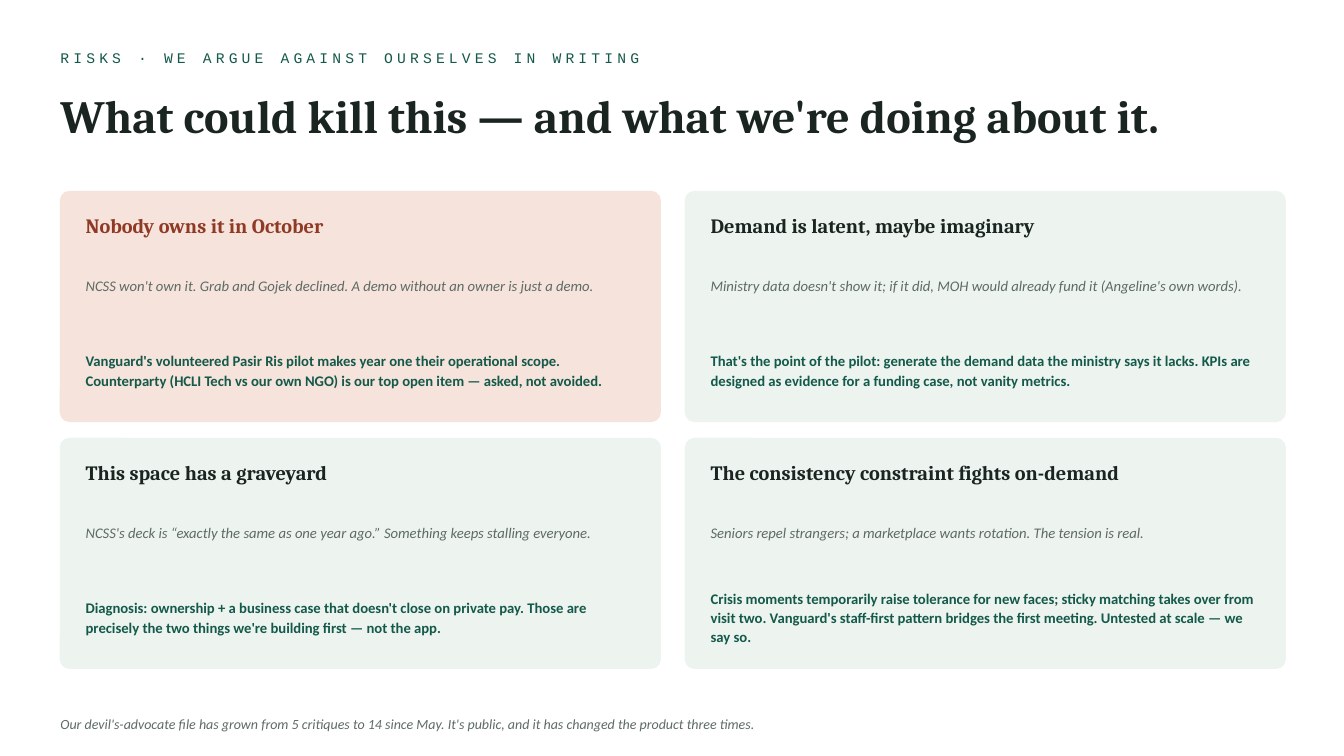
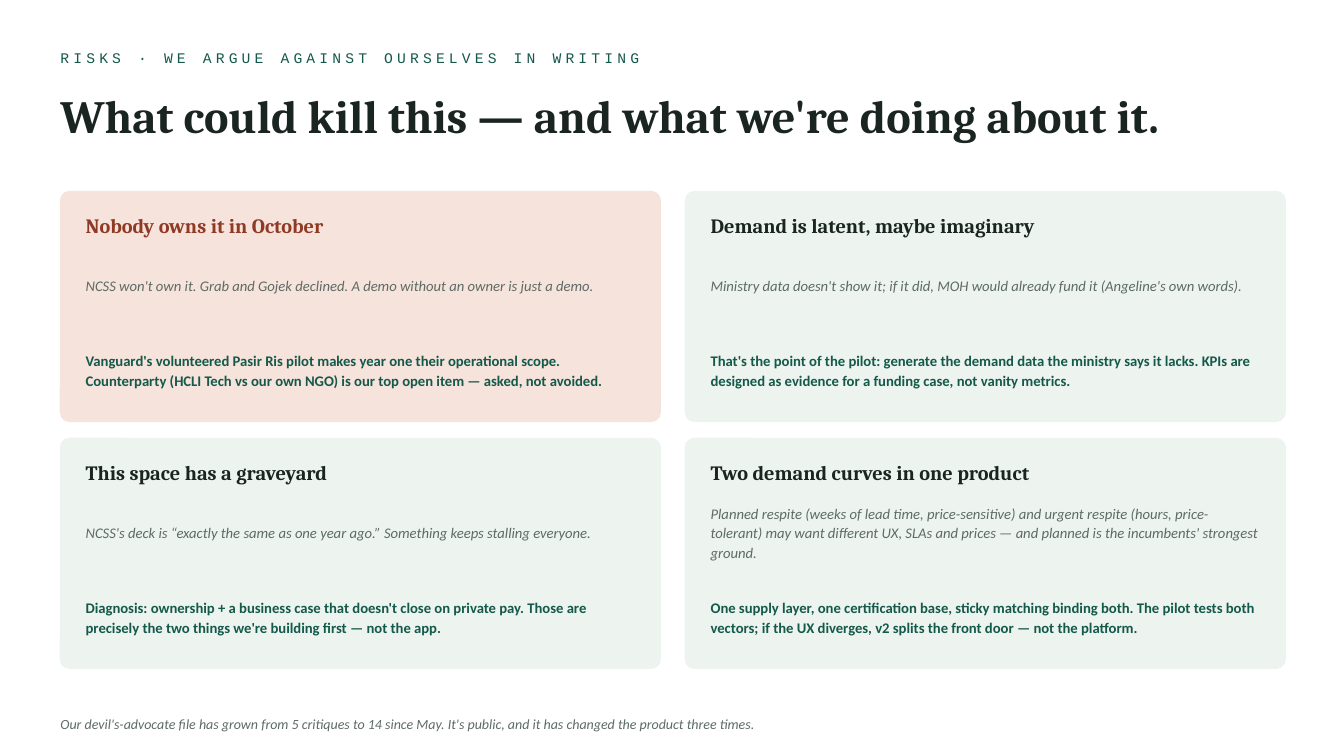
Before and after one commit to quixoticblink/eldercare, a slide deck: slide 15 of knowledge/pitch/Kakis-DemoDay-Pitch.pptx. Drawn at 1344x756 pixels with LibreOffice and Linux fonts; fonts in the diff are those of the drawing. Boxes give left, top, right and bottom in pixels: in the first picture for what was removed or moved away, otherwise in the second. Text is boxed around its words. In the diff, an @@ line names an element or a change of style, - is before the commit and + after.

```diff
--- a/knowledge/pitch/Kakis-DemoDay-Pitch.pptx
+++ b/knowledge/pitch/Kakis-DemoDay-Pitch.pptx
@@ text at box(711, 466, 1029, 485): text changed @@
-The consistency constraint fights on-demand
+Two demand curves in one product
@@ text at box(711, 508, 1258, 561): text changed @@
-Seniors repel strangers; a marketplace wants rotation. The tension is real.
+Planned respite (weeks of lead time, price-sensitive) and urgent respite (hours, price-tolerant) may want different UX, SLAs and prices — and planned is the incumbents' strongest ground.
@@ text at box(711, 602, 1255, 636): text changed @@
-Crisis moments temporarily raise tolerance for new faces; sticky matching takes over from visit two. Vanguard's staff-first pattern bridges the first meeting. Untested at scale — we say so.
+One supply layer, one certification base, sticky matching binding both. The pilot tests both vectors; if the UX diverges, v2 splits the front door — not the platform.
```
Also in this commit, not shown: 7 other slides changed, 7 other files.
